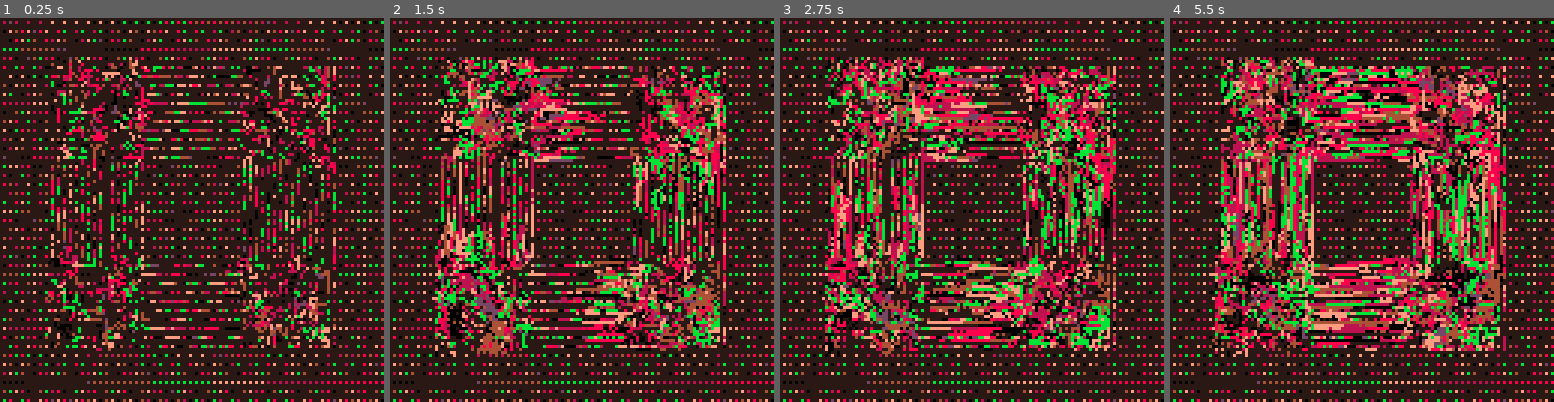
Above: before the commit, frames 1-4 (left to right).
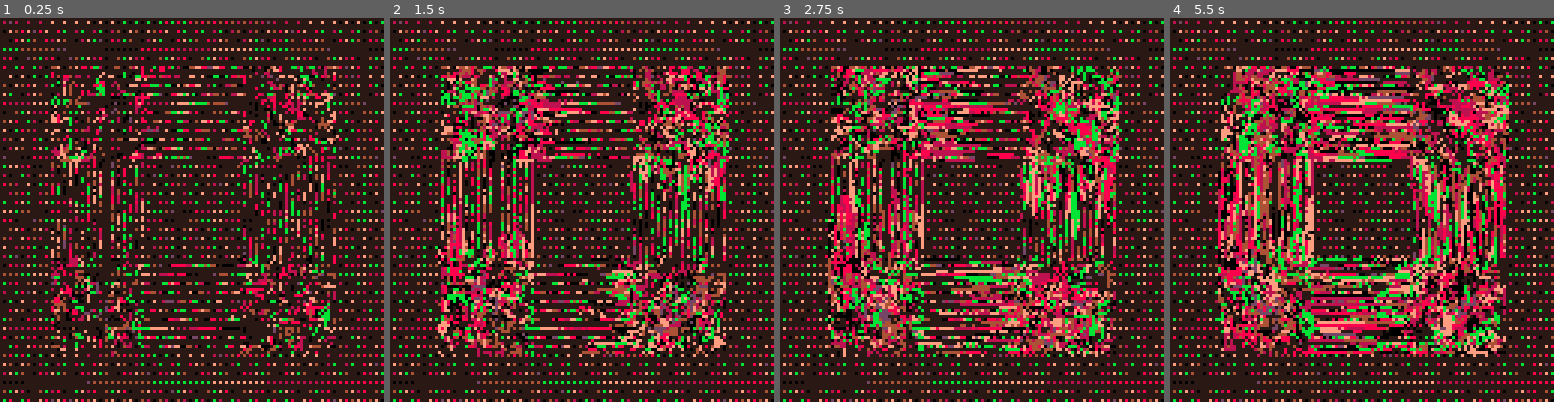
Above: after the commit, the same moments.

Repository: aebrer/pico8_carts
Game: PICO-8 cartridge fxhash/strange_loop/strange_loop.p8
The game is run twice, just before and just after one commit, with the same random seed, the same clock (stepped at 60 frames per second) and the same inputs.
Inputs:
- Up to frame 1 (0.25 s): no input
- Up to frame 2 (1.5 s): no input
- Up to frame 3 (2.75 s): no input
- Up to frame 4 (5.5 s): no input

The runs differ from the first frame. In frame 1, 16% of the frame differs, in the area x 11-89%, y 10-88%; in frame 2, 26%; in frame 3, 28%; in frame 4, 36%, in the area x 10-89%, y 10-88%.

Commit message:
working version?

Diff:
--- a/fxhash/strange_loop/02_v12_pixelsort.p8
+++ b/fxhash/strange_loop/02_v12_pixelsort.p8
@@ -2,6 +2,7 @@
 version 33
 __lua__
 
+srand(42)
 
 poke(14-😐,1)_set_fps(60)r=rnd
 
@@ -20,35 +21,35 @@
 
 
 for i=0,1000 do
-x=8*2+r(8*11.6)
+x=8*2+r(8*12)
 y=8*2+r(8*4)
-pcl=pget(x-r(2),y)
+pcl=pget(x-1,y)
 pc=pget(x,y)
-pset(x,y,pcl)
-pset(x+r(2),y,pc)
+pset(x-1,y,max(pc,pcl))
+pset(x,y,min(pc,pcl))
 
 x=r(8*4)+8*10
-y=8*2+r(8*11.6)
-pcl=pget(x,y-r(2))
+y=8*2+r(8*12)
+pcl=pget(x,y-1)
 pc=pget(x,y)
-pset(x,y,pcl)
-pset(x,y+r(2),pc)
+pset(x,y-1,max(pc,pcl))
+pset(x,y,min(pc,pcl))
 
 
-x=8*2.1+r(8*11.6)
+x=8*2+r(8*12)
 y=8*10+r(8*4)
-pcl=pget(x+r(2),y)
+pcl=pget(x+1,y)
 pc=pget(x,y)
-pset(x,y,pcl)
-pset(x-r(2),y,pc)
+pset(x+1,y,min(pc,pcl))
+pset(x,y,max(pc,pcl))
 
 
 x=8*2+r(8*4)
-y=8*2+r(8*12)
-pcl=pget(x,y+r(2))
+y=8*2.2+r(8*12)
+pcl=pget(x,y+1)
 pc=pget(x,y)
-pset(x,y,pcl)
-pset(x,y-r(2),pc)
+pset(x,y+1,min(pc,pcl))
+pset(x,y,max(pc,pcl))
 
 
 end
--- a/fxhash/strange_loop/02_v12_memcpy.p8
+++ b/fxhash/strange_loop/strange_loop.p8
@@ -2,14 +2,19 @@
 version 33
 __lua__
 
+-- srand(42)
 
 poke(14-😐,1)_set_fps(60)r=rnd
-
 g=r(5)-3a=r(5)-3b=a/3
 z=r({1,2,3,5})w=r({2,3,4})c=r(14)+2
-while(g+a)%b==g do a=r(5)end
+while abs(g-(g+a)%b)<=0.1 do a=r(5)end
 for i=0,15do pal(i,r(33)-17,1)
 end
+
+
+p1=16
+width=32
+length=96
 
 cls()::_::
 if(stat(34)==1or n)g=(g+a)%b n=1
@@ -20,31 +25,31 @@
 
 
 for i=0,1000 do
-x=8*2+r(8*11.6)
-y=8*2+r(8*4)
+x=p1+r(length-2)+1
+y=p1+r(width)
 pcl=pget(x-r(2),y)
 pc=pget(x,y)
 pset(x,y,pcl)
 pset(x+r(2),y,pc)
 
-x=r(8*4)+8*10
-y=8*2+r(8*11.6)
+x=128-p1-width+r(width)
+y=p1+r(length-2)
 pcl=pget(x,y-r(2))
 pc=pget(x,y)
 pset(x,y,pcl)
 pset(x,y+r(2),pc)
 
 
-x=8*2.1+r(8*11.6)
-y=8*10+r(8*4)
+x=p1+r(length-2)+2
+y=128-p1-width+r(width)
 pcl=pget(x+r(2),y)
 pc=pget(x,y)
 pset(x,y,pcl)
 pset(x-r(2),y,pc)
 
 
-x=8*2+r(8*4)
-y=8*2+r(8*12)
+x=p1+r(width)
+y=p1+r(length-2)+2
 pcl=pget(x,y+r(2))
 pc=pget(x,y)
 pset(x,y,pcl)
